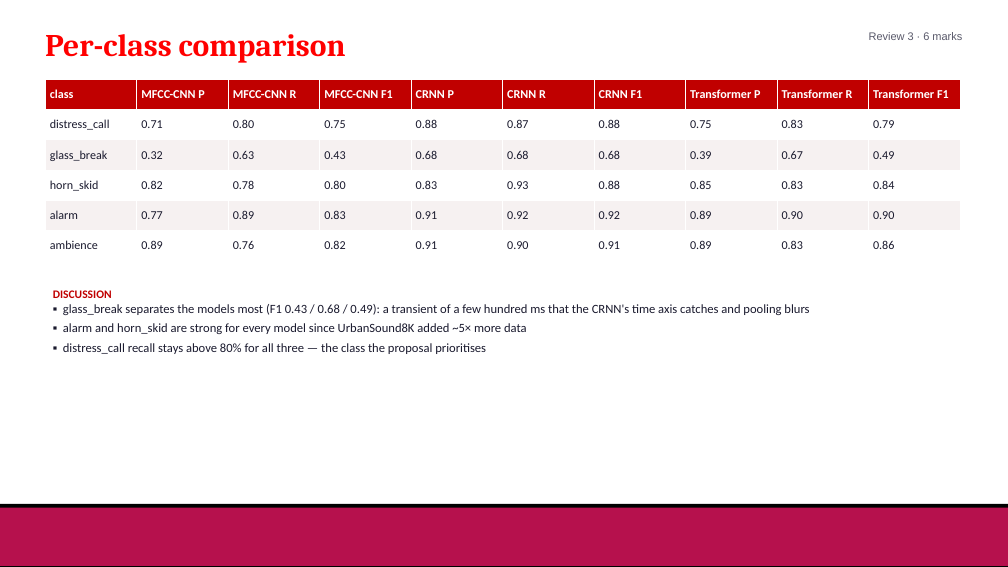
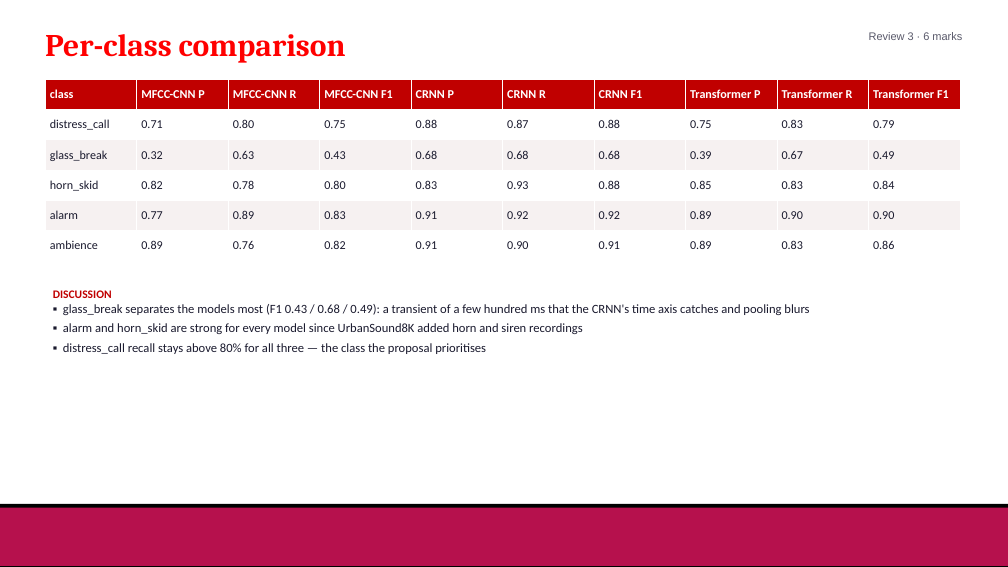
Before and after one commit to Hash-486/SafeScape, a slide deck: slide 8 of docs/Review3/SafeScape_Review3.pptx. Drawn at 1008x567 pixels with LibreOffice and Linux fonts; fonts in the diff are those of the drawing; background and template pictures are left out. Boxes give left, top, right and bottom in pixels: in the first picture for what was removed or moved away, otherwise in the second. Text is boxed around its words. In the diff, an @@ line names an element or a change of style, - is before the commit and + after.

```diff
--- a/docs/Review3/SafeScape_Review3.pptx
+++ b/docs/Review3/SafeScape_Review3.pptx
@@ text at (x1=63, y1=323, x2=582, y2=334): text changed @@
-▪ alarm and horn_skid are strong for every model since UrbanSound8K added ~5× more data
+▪ alarm and horn_skid are strong for every model since UrbanSound8K added horn and siren recordings
```
Also in this commit, not shown: 2 other slides changed, 7 other files.
